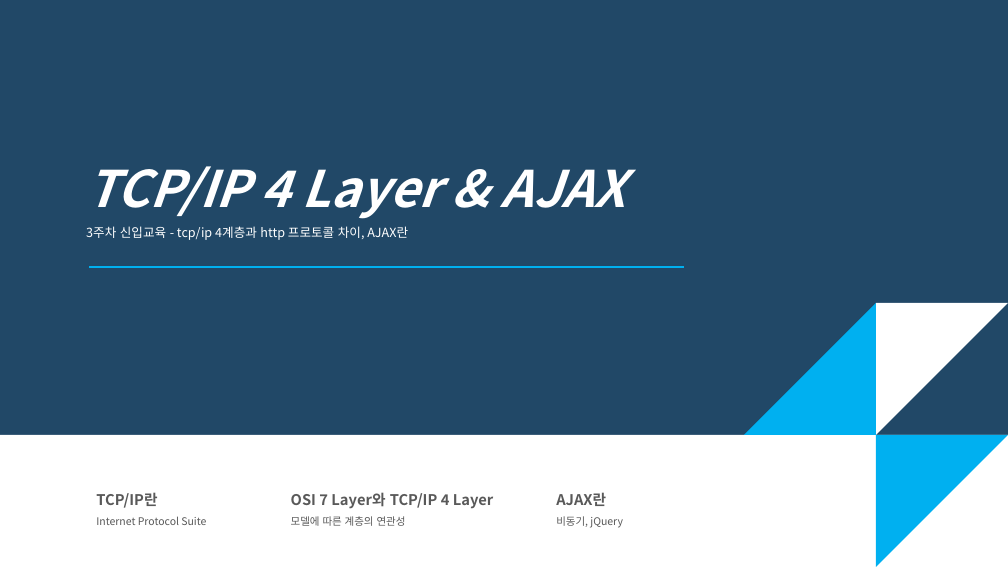
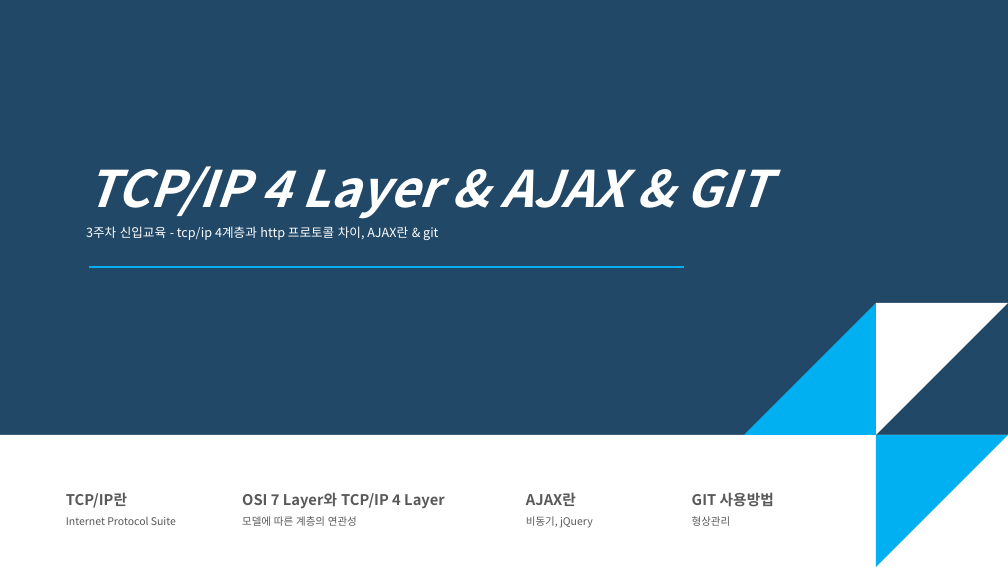
Before and after one commit to eunbee-kim/dmsql1471, a slide deck: slide 1 of 교육/3주차_TCP_IP와 AJAX.pptx. Drawn at 1008x567 pixels with LibreOffice and Linux fonts; fonts in the diff are those of the drawing. Boxes give left, top, right and bottom in pixels: in the first picture for what was removed or moved away, otherwise in the second. Text is boxed around its words. In the diff, an @@ line names an element or a change of style, - is before the commit and + after.

```diff
--- a/교육/3주차_TCP_IP와 AJAX.pptx
+++ b/교육/3주차_TCP_IP와 AJAX.pptx
@@ text at [86,166,769,240]: text changed @@
-TCP/IP 4 Layer & AJAX
-3주차 신입교육 - tcp/ip 4계층과 http 프로토콜 차이, AJAX란
+TCP/IP 4 Layer & AJAX & GIT
+3주차 신입교육 - tcp/ip 4계층과 http 프로토콜 차이, AJAX란 & git
@@ text "TCP/IP란": place and size @@
-text "TCP/IP란" at [96,492,206,525]
+text "TCP/IP란" at [66,492,176,525]
@@ text "OSI 7 Layer와 TCP/IP 4 ...": place and size @@
-text "OSI 7 Layer와 TCP/IP 4 ..." at [291,492,494,526]
+text "OSI 7 Layer와 TCP/IP 4 ..." at [242,492,445,526]
@@ text "AJAX란": place and size @@
-text "AJAX란" at [556,492,623,528]
+text "AJAX란" at [526,492,593,528]
@@ text added at [692,492,774,526], 14 pt, text #595959, bold @@
+GIT 사용방법
+형상관리
```
Also in this commit, not shown: 2 other slides changed, 1 other file.
